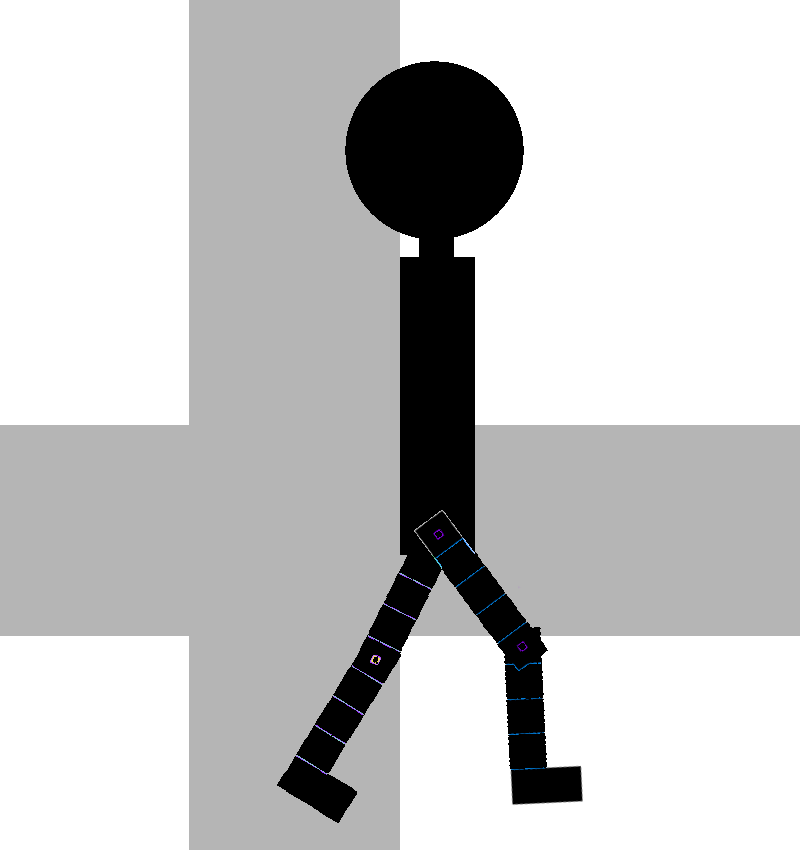
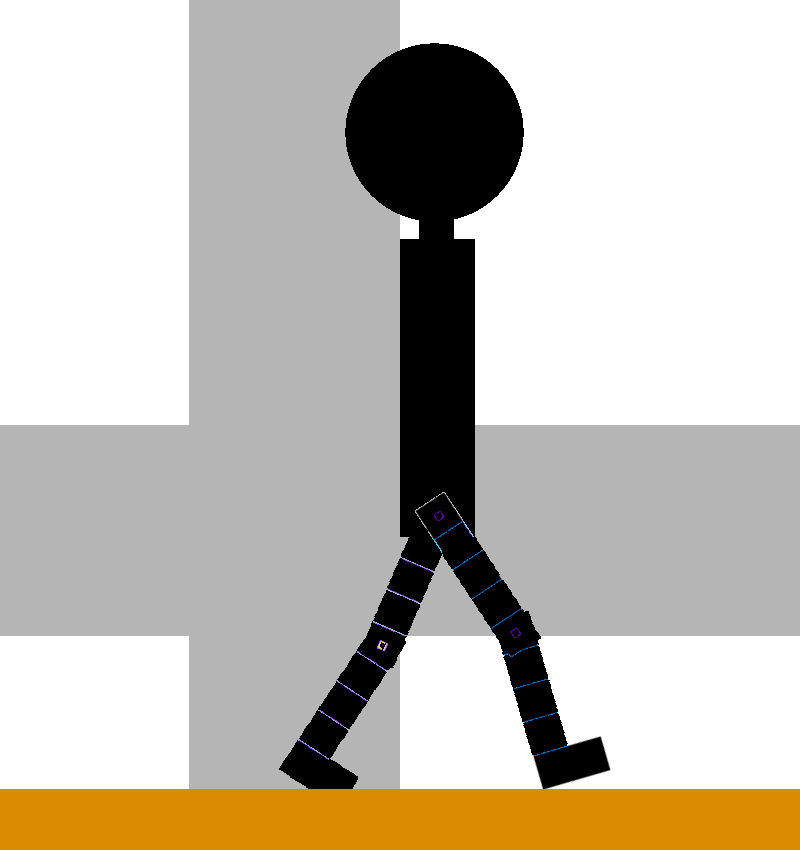
Layers edited between the first and the second w=800, h=850 image:
added layer "Ground copy" above "Back Leg - Bottom copy" over [0, 789, 800, 850]
painted on "Back Leg - Bottom copy" over [277, 43, 611, 823]
